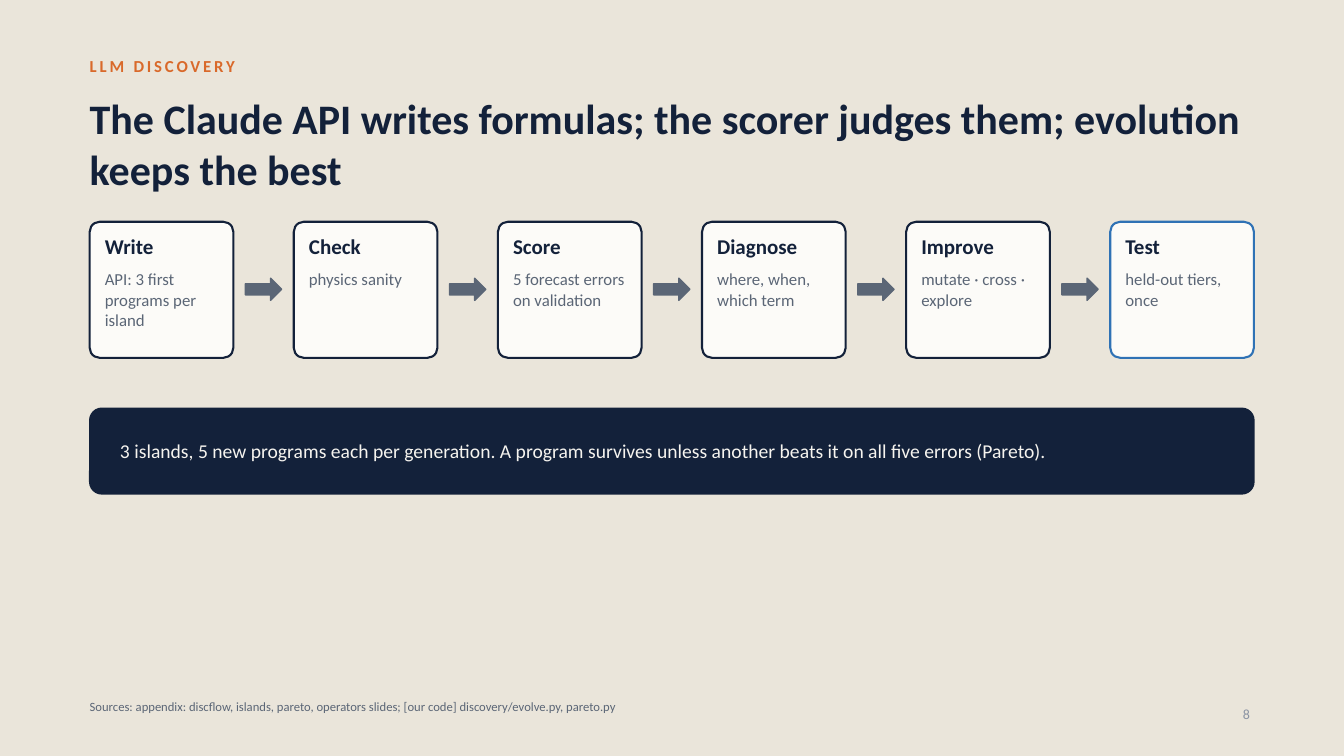
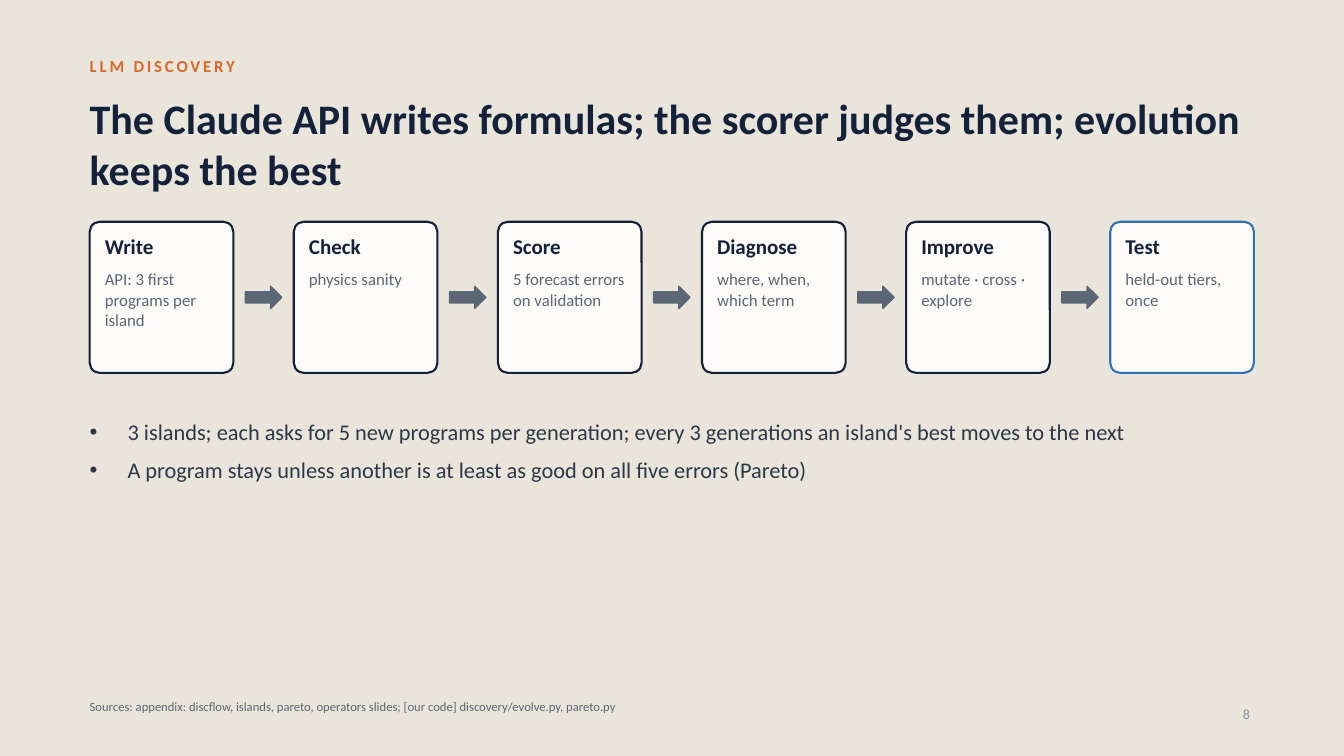
Before and after one commit to srivathsanb14/working-code, a slide deck: slide 8 of docs/One_Controller_for_Every_Building_meeting.pptx. Drawn at 1344x756 pixels with LibreOffice and Linux fonts; fonts in the diff are those of the drawing. Boxes give left, top, right and bottom in pixels: in the first picture for what was removed or moved away, otherwise in the second. Text is boxed around its words. In the diff, an @@ line names an element or a change of style, - is before the commit and + after.

```diff
--- a/docs/One_Controller_for_Every_Building_meeting.pptx
+++ b/docs/One_Controller_for_Every_Building_meeting.pptx
@@ rounded rectangle: place and size @@
-rounded rectangle at [90, 222, 234, 358]
+rounded rectangle at [90, 222, 234, 373]
@@ rounded rectangle: place and size @@
-rounded rectangle at [294, 222, 439, 358]
+rounded rectangle at [294, 222, 439, 373]
@@ rounded rectangle: place and size @@
-rounded rectangle at [498, 222, 642, 358]
+rounded rectangle at [498, 222, 642, 373]
@@ rounded rectangle: place and size @@
-rounded rectangle at [702, 222, 846, 358]
+rounded rectangle at [702, 222, 846, 373]
@@ rounded rectangle: place and size @@
-rounded rectangle at [906, 222, 1051, 358]
+rounded rectangle at [906, 222, 1051, 373]
@@ proportions changed in 6 elements at [90, 222, 234, 373], [294, 222, 439, 373], [498, 222, 642, 373], [702, 222, 846, 373], [906, 222, 1051, 373], [1111, 222, 1255, 373] @@
@@ rounded rectangle: place and size @@
-rounded rectangle at [1111, 222, 1255, 358]
+rounded rectangle at [1111, 222, 1255, 373]
@@ 5 right arrows: place and size @@
-5 right arrows at [246, 278, 1099, 300]
+5 right arrows at [246, 286, 1099, 309]
@@ text "3 islands; each asks for ..." at [128, 424, 1125, 482]: vertical alignment middle to top @@
@@ rounded rectangle removed at [90, 408, 1254, 494] @@
@@ text at [128, 424, 1125, 482]: text changed; size 14 to 16 pt; text colour #F6F4EF to #2C3748 @@
-3 islands, 5 new programs each per generation. A program survives unless another beats it on all five errors (Pareto).
+• 3 islands; each asks for 5 new programs per generation; every 3 generations an island's best moves to the next
+• A program stays unless another is at least as good on all five errors (Pareto)
```
Also in this commit, not shown: 25 other slides changed, 1 slide added, 3 slides removed, 50 other files.
